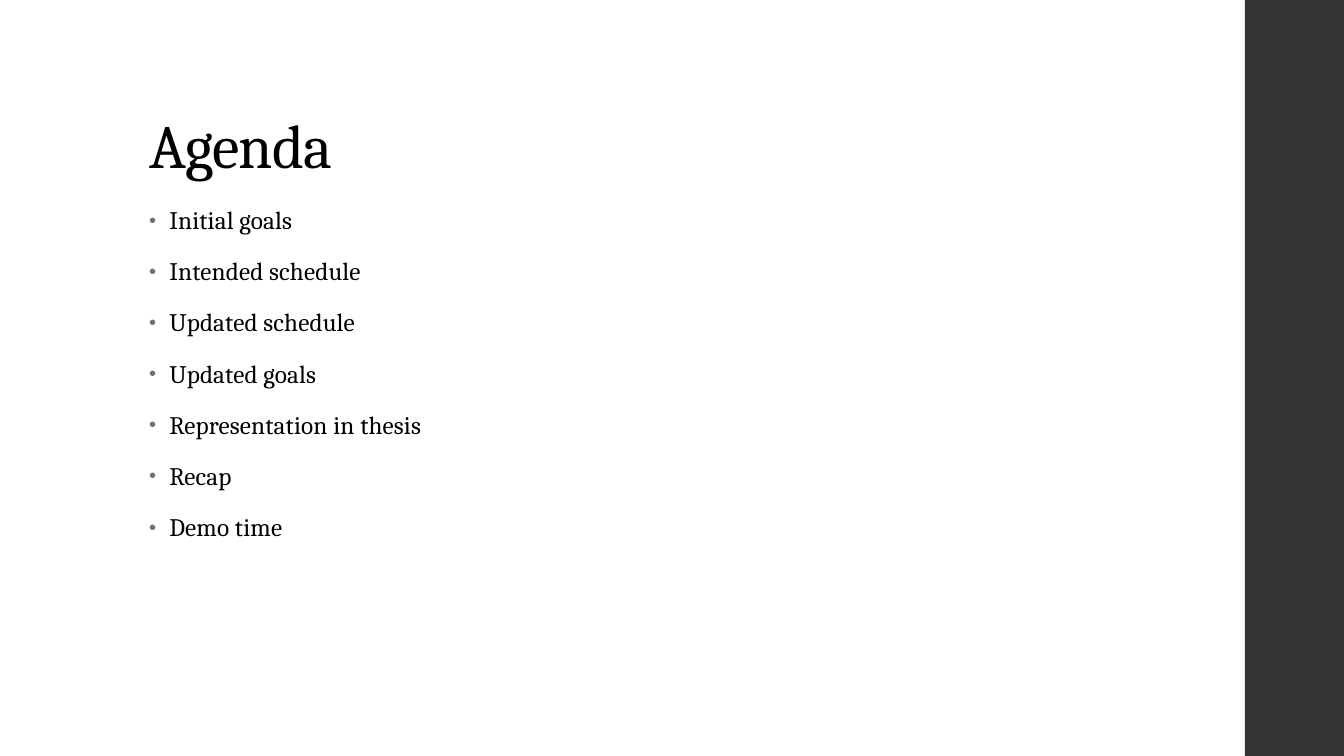
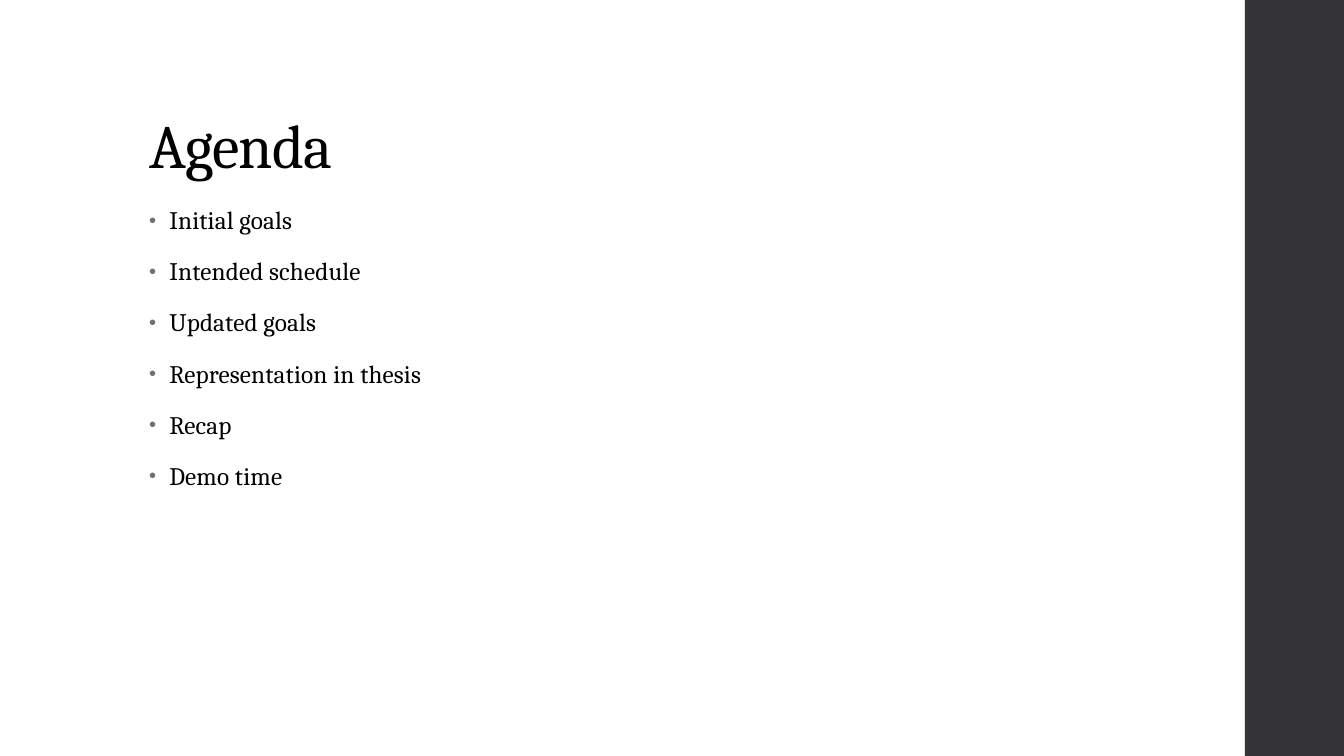
Before and after one commit to gramsimamsi/bachelorThesis, a slide deck: slide 3 of _defendense_presentation.pptx. Drawn at 1344x756 pixels with LibreOffice and Linux fonts; fonts in the diff are those of the drawing. Boxes give left, top, right and bottom in pixels: in the first picture for what was removed or moved away, otherwise in the second. Text is boxed around its words. In the diff, an @@ line names an element or a change of style, - is before the commit and + after.

```diff
--- a/_defendense_presentation.pptx
+++ b/_defendense_presentation.pptx
@@ text at bbox=[169, 313, 354, 337]: paragraph removed @@
-• Updated schedule
```
Also in this commit, not shown: 5 other slides changed, 2 slides removed.
